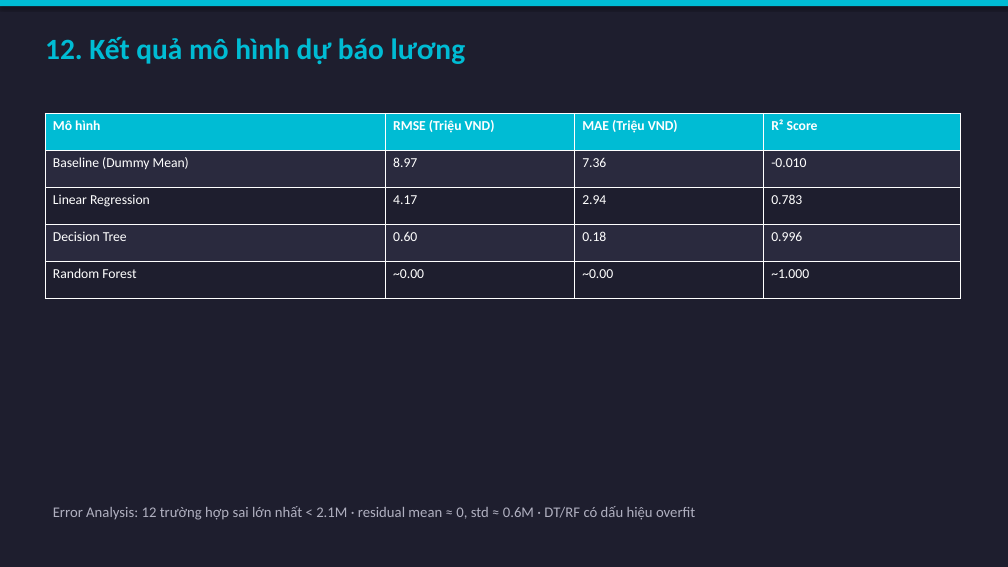
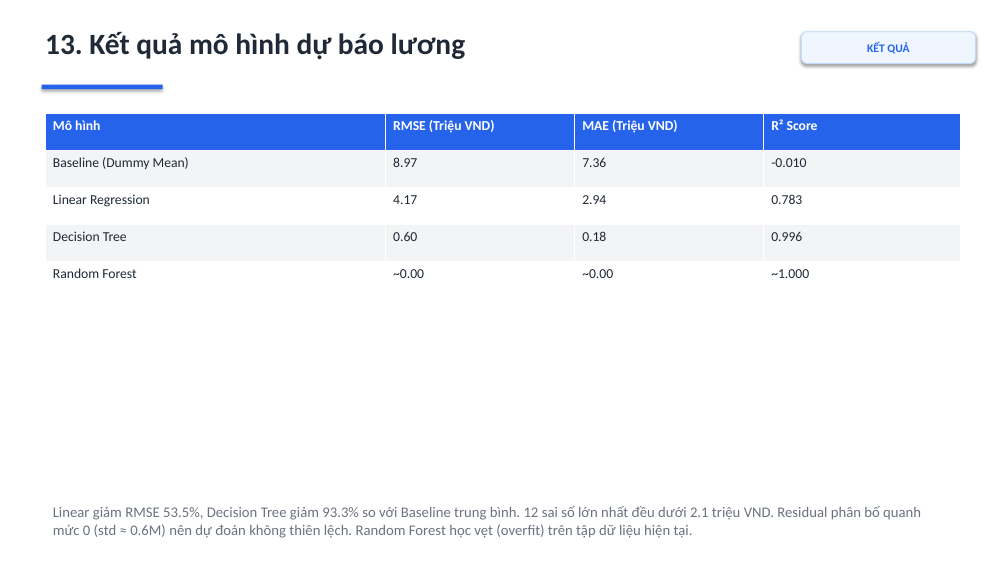
Before and after one commit to ThuyLoiLerning/KhoaHocDuLieu, a slide deck: slide 13 of reports/slides/TrinhBay_ChuyenDe4.pptx (slide 12 before the commit). Drawn at 1008x567 pixels with LibreOffice and Linux fonts; fonts in the diff are those of the drawing. Boxes give left, top, right and bottom in pixels: in the first picture for what was removed or moved away, otherwise in the second. Text is boxed around its words. In the diff, an @@ line names an element or a change of style, - is before the commit and + after.

```diff
--- a/reports/slides/TrinhBay_ChuyenDe4.pptx
+++ b/reports/slides/TrinhBay_ChuyenDe4.pptx
@@ background #1E1E2E to #FFFFFF @@
@@ rectangle removed at (0,0,1008,6) @@
@@ text at (45,32,466,60): text changed; text colour #00BCD4 to #1F2937 @@
-12. Kết quả mô hình dự báo lương
+13. Kết quả mô hình dự báo lương
@@ rounded rectangle added at (802,32,975,64), fill #EFF6FF, outline #BFDBFE 0.75 pt, 11 pt, text #2563EB, bold @@
+KẾT QUẢ
@@ rectangle added at (42,85,163,89), fill #2563EB @@
@@ table at (45,113,960,299) @@
@@ fill #00BCD4 to #2563EB in row 1 @@
@@ fill #2A2A3E to #F3F4F6 in 8 cells @@
@@ fill #1E1E2E to #FFFFFF in 8 cells @@
@@ text colour #FFFFFF to #1F2937 in "Baseline (Dummy Mean)", "8.97", "7.36", "-0.010" and 12 more places @@
@@ text at (53,506,921,538): text changed; text colour #B0B0C0 to #6B7280 @@
-Error Analysis: 12 trường hợp sai lớn nhất < 2.1M · residual mean ≈ 0, std ≈ 0.6M · DT/RF có dấu hiệu overfit
+Linear giảm RMSE 53.5%, Decision Tree giảm 93.3% so với Baseline trung bình. 12 sai số lớn nhất đều dưới 2.1 triệu VND. Residual phân bố quanh mức 0 (std ≈ 0.6M) nên dự đoán không thiên lệch. Random Forest học vẹt (overfit) trên tập dữ liệu hiện tại.
```
Also in this commit, not shown: 14 other slides changed, 8 slides added, 5 slides removed, 10 other files.
